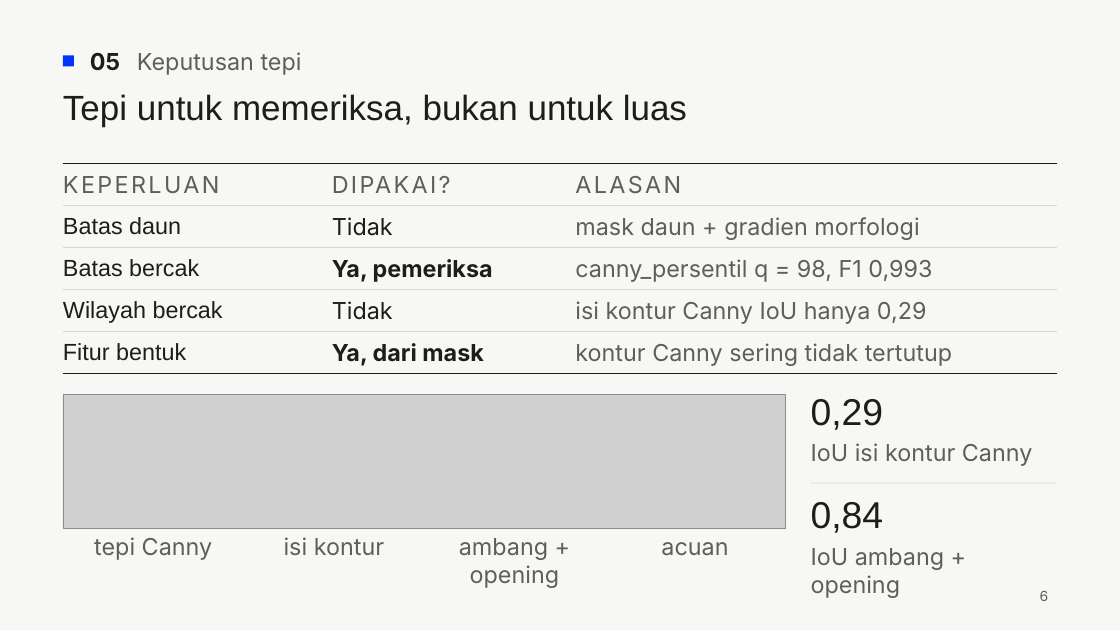
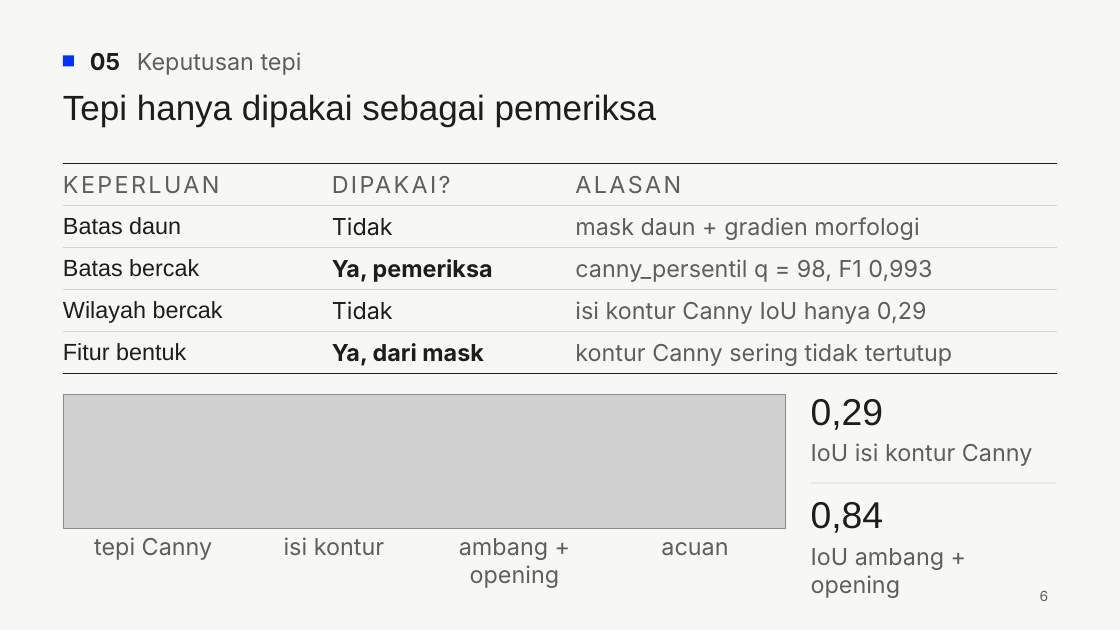
Before and after one commit to primappratama/simuteh-2330511022, a slide deck: slide 6 of laporan/Slide_P5-P6_2330511022.pptx. Drawn at 1120x630 pixels with LibreOffice and Linux fonts; fonts in the diff are those of the drawing; grey boxes stand for pictures. Boxes give left, top, right and bottom in pixels: in the first picture for what was removed or moved away, otherwise in the second. Text is boxed around its words. In the diff, an @@ line names an element or a change of style, - is before the commit and + after.

```diff
--- a/laporan/Slide_P5-P6_2330511022.pptx
+++ b/laporan/Slide_P5-P6_2330511022.pptx
@@ title at <box>63,94,656,127</box>: text changed @@
-Tepi untuk memeriksa, bukan untuk luas
+Tepi hanya dipakai sebagai pemeriksa
```
Also in this commit, not shown: 2 other slides changed, 2 other files.
